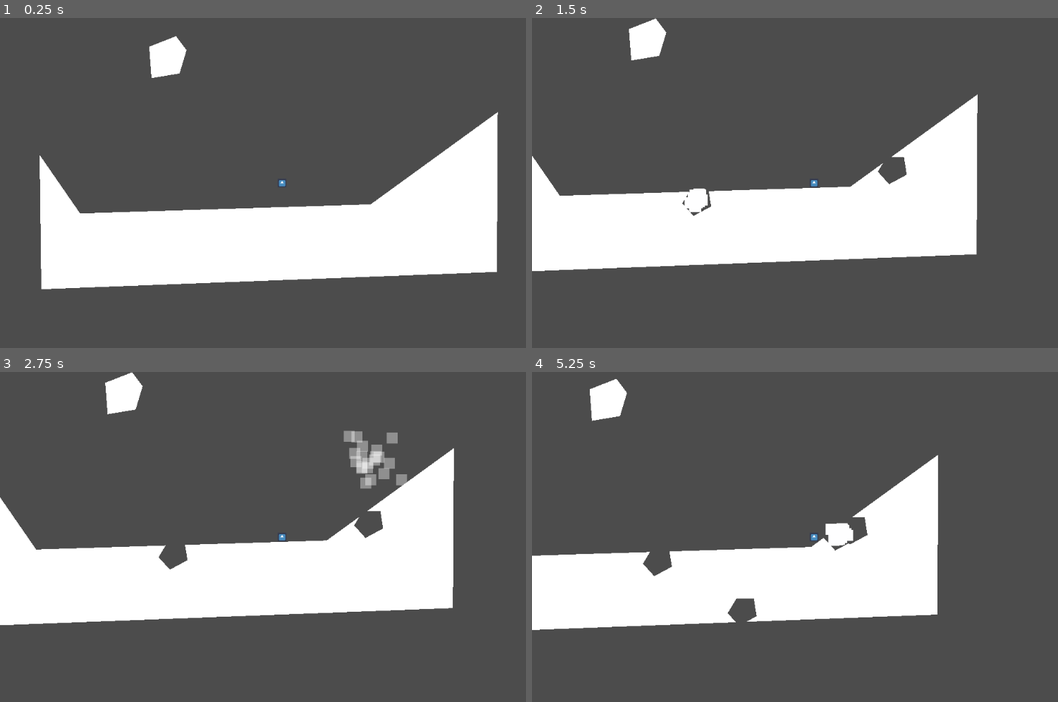
Above: before the commit, frames 1-4 (two rows, left to right).
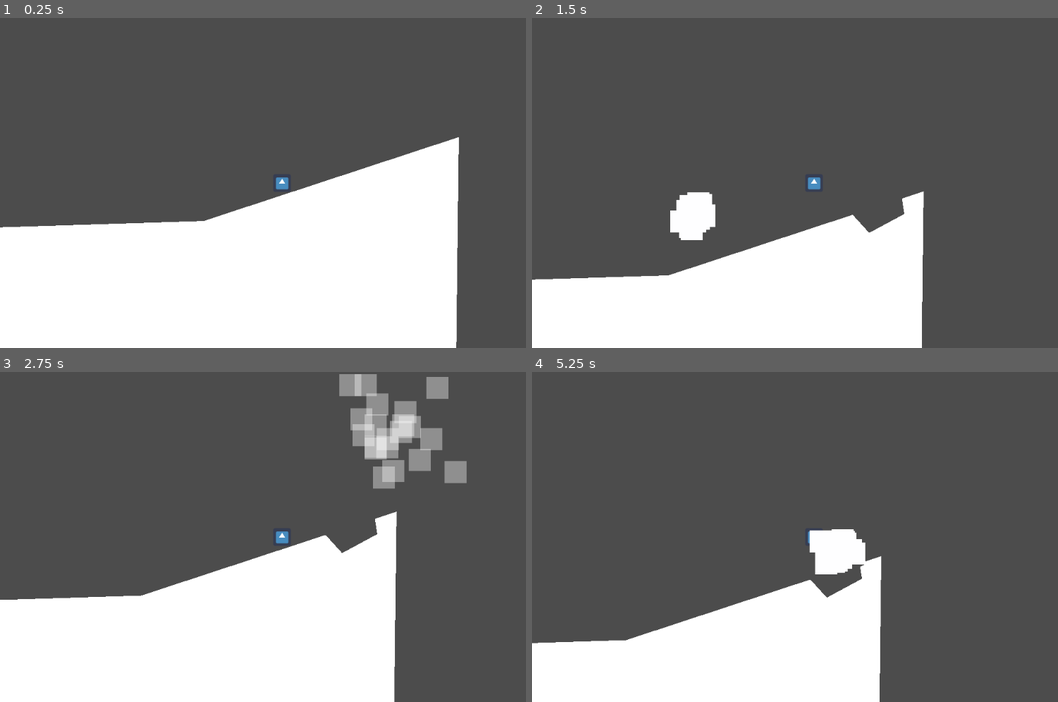
Above: after the commit, the same moments.

Repository: pstupka/WGJ-193
Game: Godot game, scene res://source/levels/TestLevel.tscn
Two runs of this game, one before a commit and one after it. Both use one fixed random seed, a clock stepped at 60 frames per second and the inputs below. The engine's default icon, where the game draws it, is replaced by a stand-in: a white triangle on a blue panel in a dark square.
Inputs (mouse positions are in pixels of both pictures, inside the frame that each line leads up to):
- Up to frame 1 (0.25 s): no input
- Up to frame 2 (1.5 s): move the mouse to (937, 166) at 0.52 s; hold D (move_right) from 0.53 s (still down); tap W (jump) at 0.6, 0.77, 1.07, 1.35 s; click (937, 166) at 0.67 s; move the mouse to (700, 199) at 1.27 s; click (700, 199) at 1.42 s
- Up to frame 3 (2.75 s): tap W (jump) at 1.52, 1.82, 2.1 s; move the mouse to (336, 464) at 2.02 s; release D (move_right) at 2.03 s; hold A (move_left) from 2.03 s (still down); click (336, 464) at 2.17 s
- Up to frame 4 (5.25 s): move the mouse to (784, 603) at 2.77 s; release A (move_left) at 2.78 s; hold D (move_right) 2.78-4.28 s; tap W (jump) at 2.85, 3.02, 3.32, 3.6, 3.77, 4.07, 4.35, 4.52, 4.82, 5.1 s; click (784, 603) at 2.92 s; move the mouse to (984, 586) at 3.52 s; click (984, 586) at 3.67 s; move the mouse to (642, 487) at 4.27 s; hold A (move_left) 4.28-5.03 s; click (642, 487) at 4.42 s; move the mouse to (842, 537) at 5.02 s; hold D (move_right) from 5.03 s (still down); click (842, 537) at 5.17 s

The runs differ from the first frame. In frame 1, 27% of the frame differs, in the area x 0-95%, y 5-100%; in frame 2, 37%, in the area x 0-85%, y 0-100%; in frame 3, 36%; in frame 4, 32%.

Commit message:
Tweak Player movement

Diff:
--- a/source/actors/Player.gd
+++ b/source/actors/Player.gd
@@ -1,16 +1,38 @@
 extends KinematicBody2D
 
-var speed = 100
-var gravity = 200
+var SPEED = 80
+var GRAVITY = 1000
+var JUMP_SPEED = 300
 var velocity = Vector2()
+
+export (float, 0, 1.0) var FRICTION = 0.9
+export (float, 0, 1.0) var ACCELERATION = 0.25
+
+var SNAP_DIRECTION = Vector2.DOWN
+var SNAP_LENGTH = 32
+var MAX_SLOPE_ANGLE = 60
 
 # Called when the node enters the scene tree for the first time.
 func _ready():
 	pass # Replace with function body.
 
 func _physics_process(delta):
+	var snap_vector = SNAP_DIRECTION * SNAP_LENGTH
+
 	var direction = Input.get_action_strength("move_right") - Input.get_action_strength("move_left")
 
-	velocity.x = direction * speed
-	velocity.y += gravity * delta
-	velocity = move_and_slide(velocity, Vector2.UP)
+	if Input.is_action_just_pressed("jump"):
+		if is_on_floor():
+			snap_vector = Vector2(0,0)
+			velocity.y -= JUMP_SPEED
+
+	velocity.y += GRAVITY * delta
+
+	if direction != 0:
+
+		velocity.x = lerp(velocity.x, direction * SPEED, ACCELERATION)
+	else:
+		velocity.x = 0
+
+
+	velocity = move_and_slide(velocity,  Vector2.UP, true, 4, deg2rad(MAX_SLOPE_ANGLE))
--- a/source/actors/Player.tscn
+++ b/source/actors/Player.tscn
@@ -18,3 +18,4 @@
 
 [node name="Camera2D" type="Camera2D" parent="."]
 current = true
+zoom = Vector2( 0.5, 0.5 )
--- a/source/environment/ClipableStaticBody.gd
+++ b/source/environment/ClipableStaticBody.gd
@@ -25,11 +25,8 @@
 
 func clip_static_body(polygon_to_clip : PoolVector2Array) -> Array:
 	var clipped_array = Geometry.clip_polygons_2d(polygon.polygon, polygon_to_clip)
-	if clipped_array.size() > 1:
-#		clipped_array.remove(1)
-		print(clipped_array.size())
-	#TODO THIS
-
-	polygon.set_polygon(clipped_array[0])
-	collision_polygon.set_polygon(clipped_array[0])
+	if clipped_array.size() > 0:
+		polygon.set_polygon(clipped_array[0])
+		collision_polygon.set_polygon(clipped_array[0])
+		clipped_array.remove(0)
 	return clipped_array
--- a/source/levels/TestLevel.tscn
+++ b/source/levels/TestLevel.tscn
@@ -7,11 +7,11 @@
 script = ExtResource( 1 )
 
 [node name="Player" parent="." instance=ExtResource( 2 )]
-position = Vector2( 213.212, 217.295 )
+position = Vector2( 445.143, 201.739 )
 
 [node name="ExplosionPolygon" type="Polygon2D" parent="."]
 polygon = PoolVector2Array( -27.9635, -23.9164, 20.7718, -42.9868, 39.8422, -17.5597, 27.1286, 24.8189, -23.7256, 33.2946 )
 
 [node name="initPolygon" type="Polygon2D" parent="."]
 visible = false
-polygon = PoolVector2Array( -226.823, 172.919, -153.406, 279.299, 373.998, 262.818, 604.738, 95.0073, 603.239, 385.679, -223.826, 417.143 )
+polygon = PoolVector2Array( -226.823, 172.919, -153.406, 279.299, 373.998, 262.818, 605.577, 186.538, 603.239, 385.679, -223.826, 417.143 )
